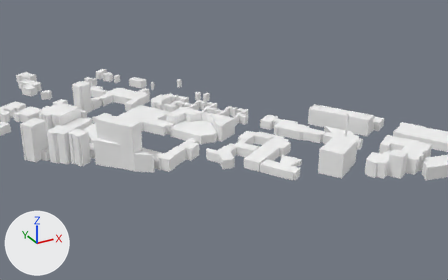
Before and after pictures for a commit that changed the Blender file uOttawa_Live_Tour/Assets/Models/uOttawaMap.blend.
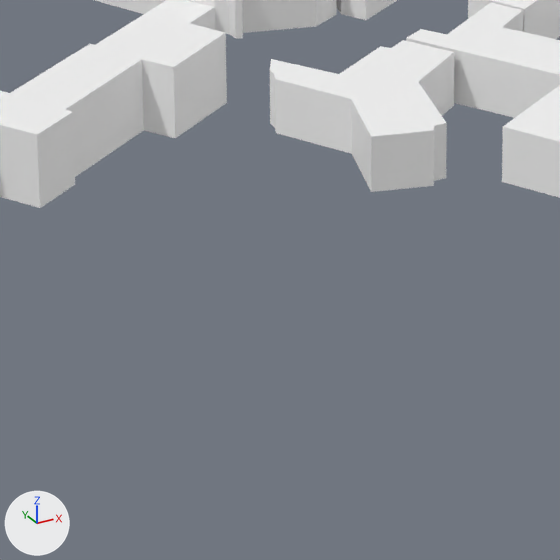
Each version is shown from a camera (50 mm lens) standing at (-5.6, -12.38, 5.58) and looking at (-0.2, -2.57, 0.68), then close up on the part from 36% to 56% of the width and 49% to 82% of the height. Arrows for +X, +Y and +Z are at lower left; the lights stay in place.

The first close-up shows 'BSC', 'CRG', 'CRX', 'DRO', 'GNN', 'LMX', 'VNR'.
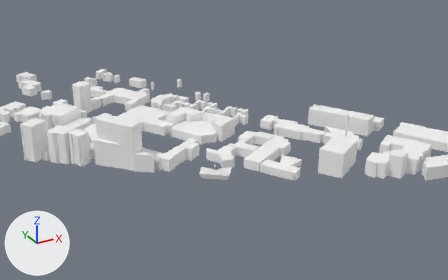
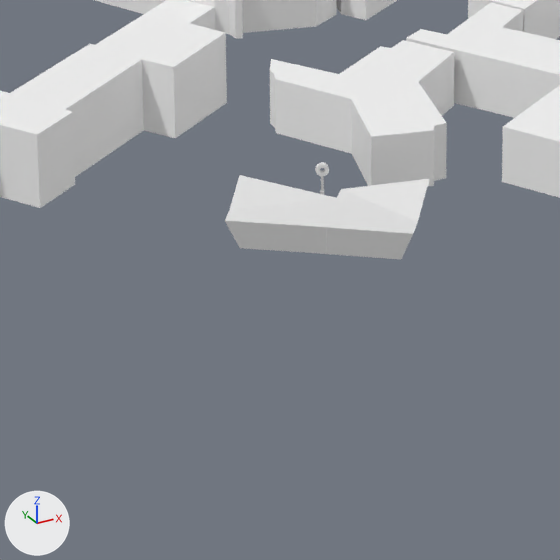
Boxes [x1, y1, x2, y2] around the edits, measured in the close-ups (560 x 560 px):
'OTRAIN', added: after [225, 162, 429, 260]

What the commit changed:
Mesh me_circle is new.
It has 86 vertices, 84 faces and spans x -3.892..-3.231, y -2.842..-2.298, z 0.0..0.189.
Object 'OTRAIN' (ob_otrain) is new; it shows me_circle.
Its location is (3.103, -0.15, 0.0).
